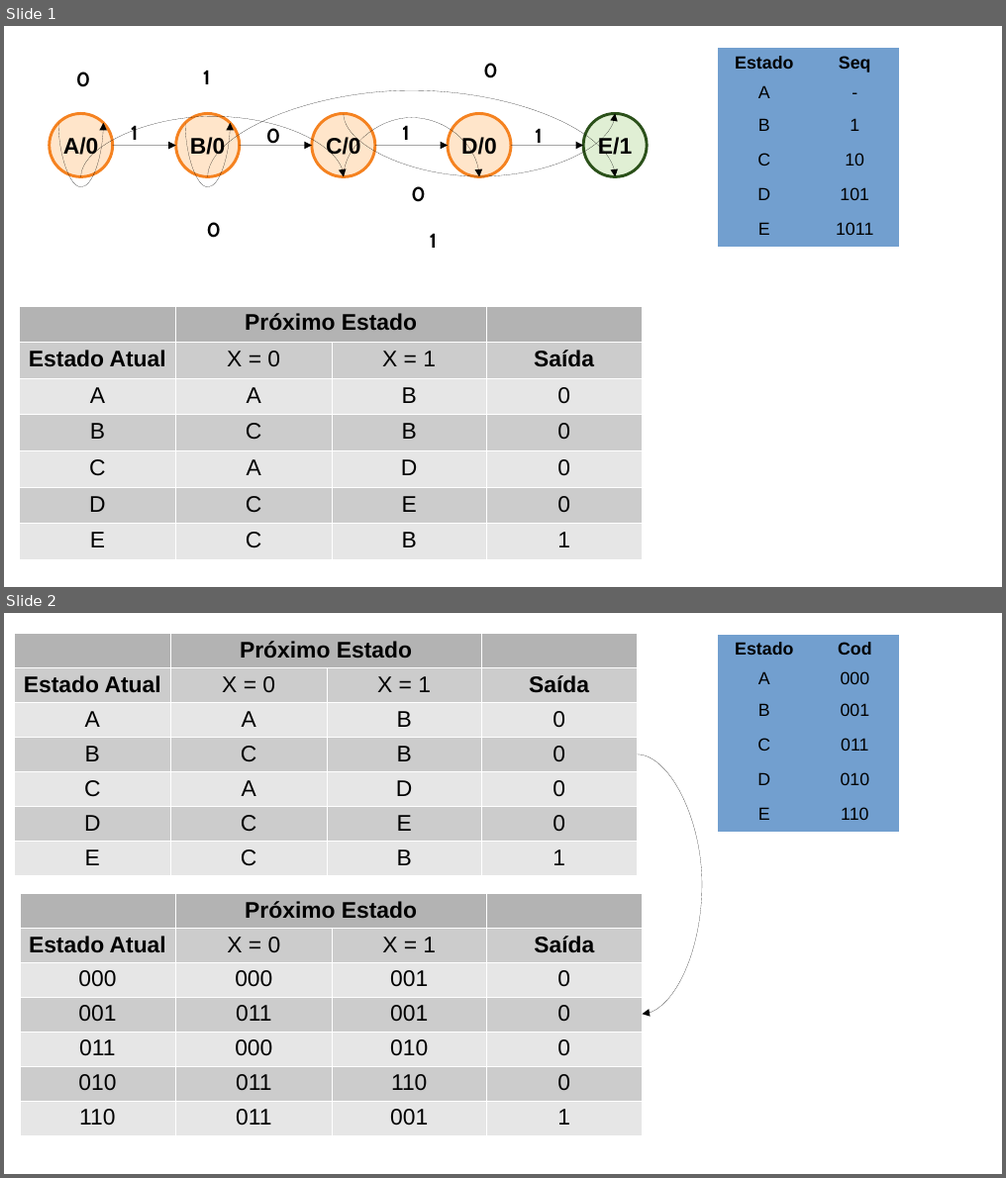
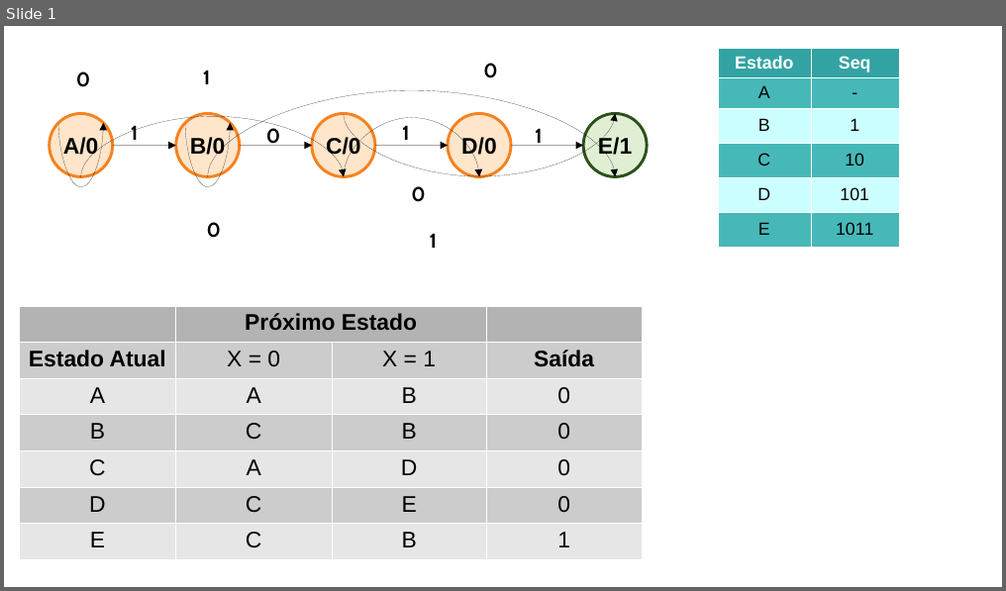
Before and after one commit to BrunoMasunaga/mef-sd, a slide deck: MEF em Moore.odp. Shown one above the other, each under a label of ours: slides 1 and 2 before the commit, slide 1 after it. The pictures are 1006x1178 and 1006x591 pixels, drawn with LibreOffice and Linux fonts; fonts in the diff are those of the drawing. Boxes give left, top, right and bottom in pixels: in the first picture for what was removed or moved away, otherwise in the second. Text is boxed around its words. In the diff, an @@ line names an element or a change of style, - is before the commit and + after.

Commit message:
Atualizadas tabelas

```diff
--- a/MEF em Moore.odp
+++ b/MEF em Moore.odp
@@ slide 2 removed at [4, 613, 1002, 1174], background #FFFFFF @@
@@ table removed at [14, 633, 637, 875], 7 rows, 4 columns @@
- | Próximo Estado |  | 
-Estado Atual | X = 0 | X = 1 | Saída
-A | A | B | 0
-B | C | B | 0
-C | A | D | 0
-D | C | E | 0
-E | C | B | 1
@@ table removed at [719, 635, 900, 831], 6 rows, 2 columns @@
-Estado | Cod
-A | 000
-B | 001
-C | 011
-D | 010
-E | 110
@@ curved arrow removed from (637, 755) to (643, 1014) @@
@@ table removed at [20, 893, 643, 1136], 7 rows, 4 columns @@
- | Próximo Estado |  | 
-Estado Atual | X = 0 | X = 1 | Saída
-000 | 000 | 001 | 0
-001 | 011 | 001 | 0
-011 | 000 | 010 | 0
-010 | 011 | 110 | 0
-110 | 011 | 001 | 1
@@ slide 1 changed as well @@
@@ table at [719, 48, 900, 244] @@
@@ fill #729FCF to #33A3A3 in row 1 @@
@@ fill #729FCF to #47B8B8 in 6 cells @@
@@ fill #729FCF to #CCFFFF in 4 cells @@
@@ text colour #000000 to #FFFFFF in "Estado", "Seq" @@
@@ borders changed @@
```
Also in this commit, not shown: 2 other slides changed, 1 other slide removed.
